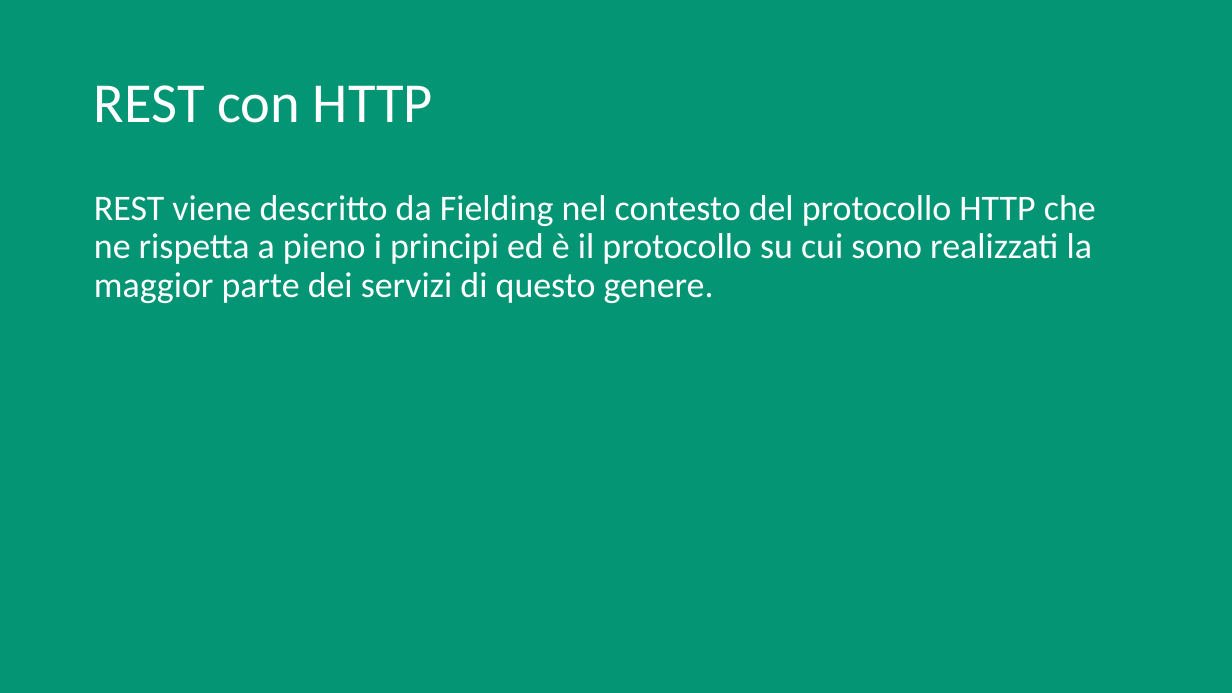
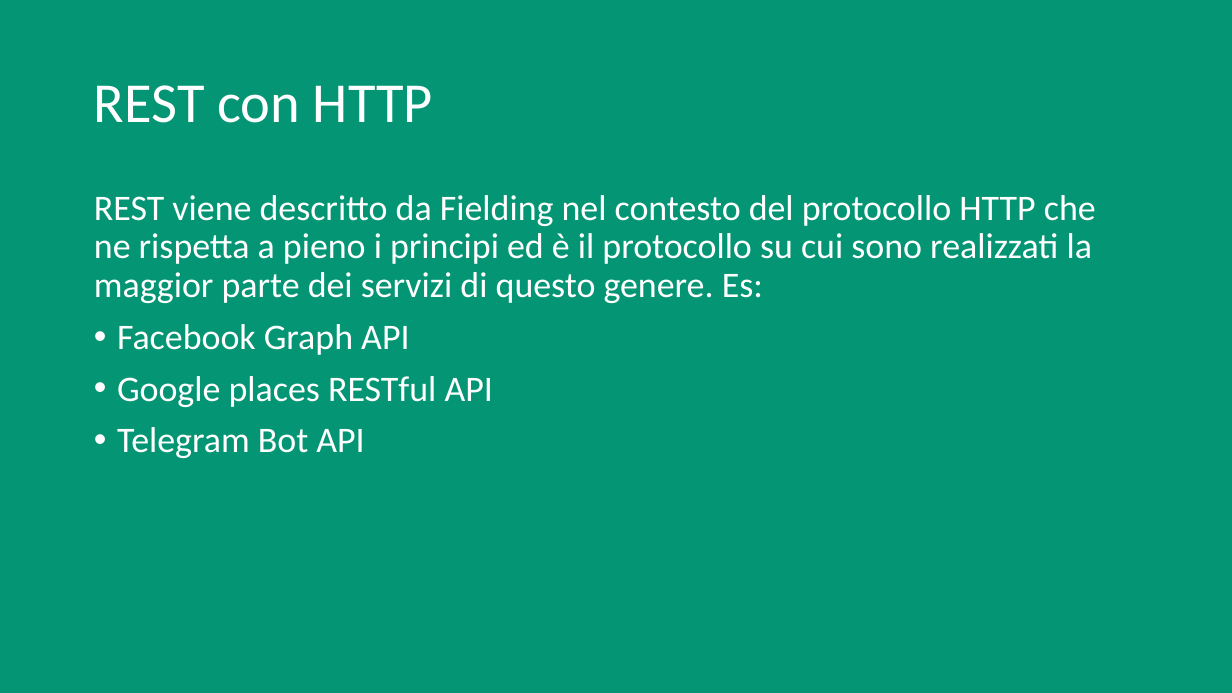
Before and after one commit to vassallocarlo/Tesi-RESTful, a slide deck: slide 8 of REST.pptx. Drawn at 1232x693 pixels with LibreOffice and Linux fonts; fonts in the diff are those of the drawing. Boxes give left, top, right and bottom in pixels: in the first picture for what was removed or moved away, otherwise in the second. Text is boxed around its words. In the diff, an @@ line names an element or a change of style, - is before the commit and + after.

Commit message:
rest auth

```diff
--- a/REST.pptx
+++ b/REST.pptx
@@ text at <box>94,195,1096,458</box>: text changed @@
-REST viene descritto da Fielding nel contesto del protocollo HTTP che ne rispetta a pieno i principi ed è il protocollo su cui sono realizzati la maggior parte dei servizi di questo genere.
+REST viene descritto da Fielding nel contesto del protocollo HTTP che ne rispetta a pieno i principi ed è il protocollo su cui sono realizzati la maggior parte dei servizi di questo genere. Es:
+• Facebook Graph API
+• Google places RESTful API
+• Telegram Bot API
```
Also in this commit, not shown: 2 other slides changed, 7 slides added, 4 other files.
